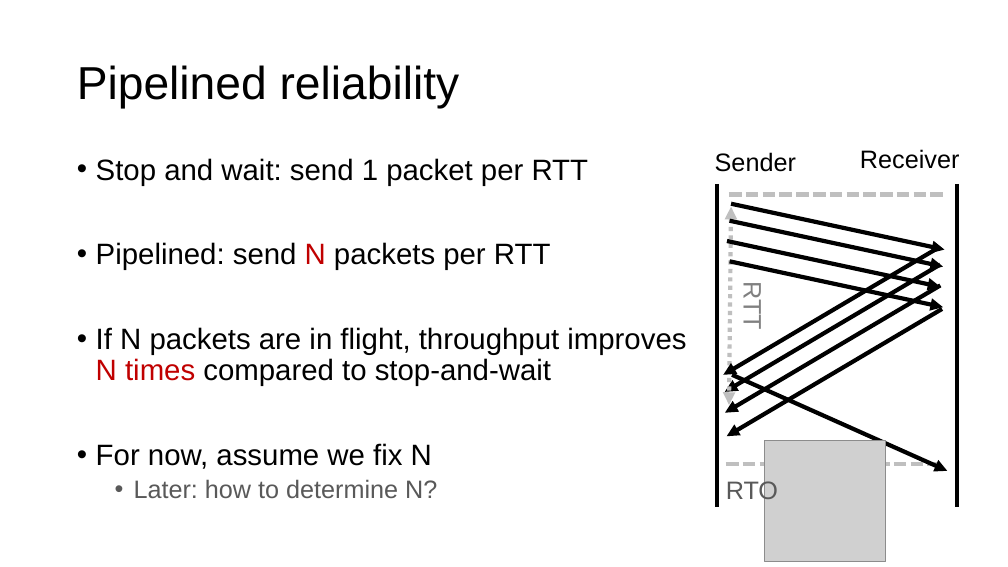
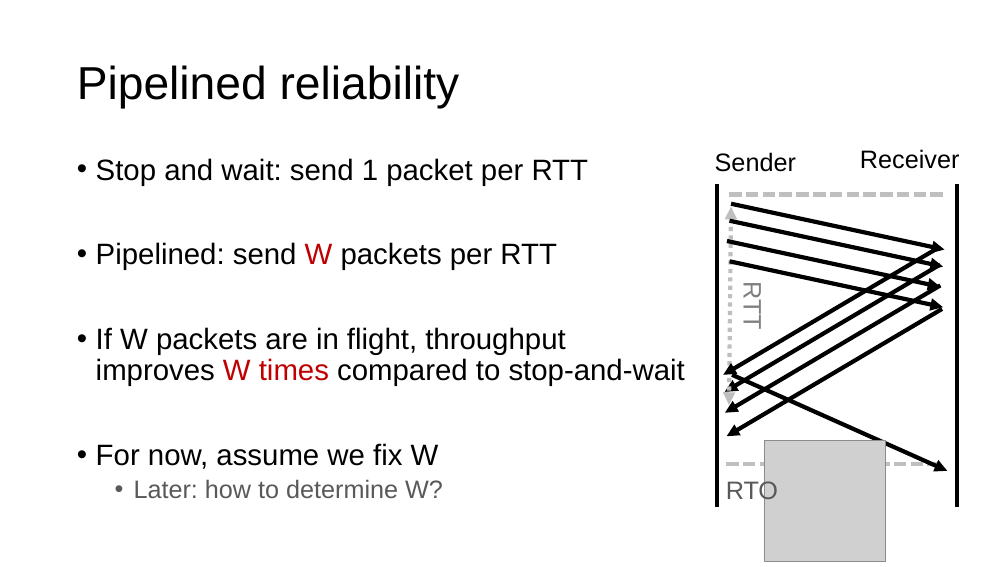
Before and after one commit to ngsrinivas/coursegen, a slide deck: slide 6 of ex/352-F24/staging/352-F24/lectures/14-tp-pipelined-reliable-delivery.pptx. Drawn at 1008x567 pixels with LibreOffice and Linux fonts; fonts in the diff are those of the drawing; grey boxes stand for pictures. Boxes give left, top, right and bottom in pixels: in the first picture for what was removed or moved away, otherwise in the second. Text is boxed around its words. In the diff, an @@ line names an element or a change of style, - is before the commit and + after.

```diff
--- a/ex/352-F24/staging/352-F24/lectures/14-tp-pipelined-reliable-delivery.pptx
+++ b/ex/352-F24/staging/352-F24/lectures/14-tp-pipelined-reliable-delivery.pptx
@@ text at (96, 242, 685, 498): text changed @@
-• Pipelined: send N packets per RTT
-• If N packets are in flight, throughput improves N times compared to stop-and-wait
-• For now, assume we fix N
-  • Later: how to determine N?
+• Pipelined: send W packets per RTT
+• If W packets are in flight, throughput improves W times compared to stop-and-wait
+• For now, assume we fix W
+  • Later: how to determine W?
```
Also in this commit, not shown: 1 other slide changed, 1 other file.
